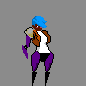
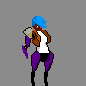
Before/after of a w=86, h=86 layered artwork. What changed in the layer stack:
painted on "contorno" over [23,25,50,86]
painted on "ombreira" over [23,25,50,62]
painted on "antebraço frente" over [23,25,50,86]
painted on "braço frente" over [23,25,50,86]
painted on "colete" over [23,25,50,86]
painted on "cabelo" over [23,25,50,86]
painted on "cabeça" over [23,25,50,86]
painted on "canela frente" over [23,25,50,86]
painted on "perna frente" over [23,25,50,86]
painted on "corpo" over [23,25,50,86]
painted on "colete trás" over [23,25,50,86]
hid "canela trás" (1st of 2), painted on it over [23,25,50,86]
added layer "canela trás" (2nd of 2) above "perna trás" over [23,25,50,86]
painted on "perna trás" over [23,25,50,86]
